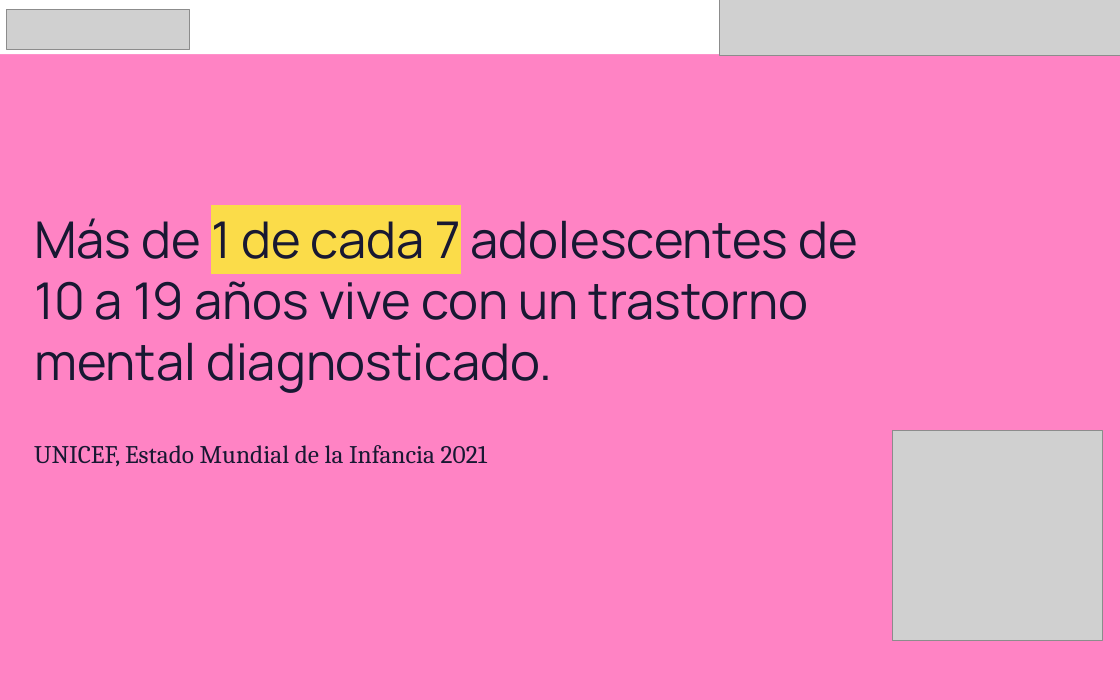
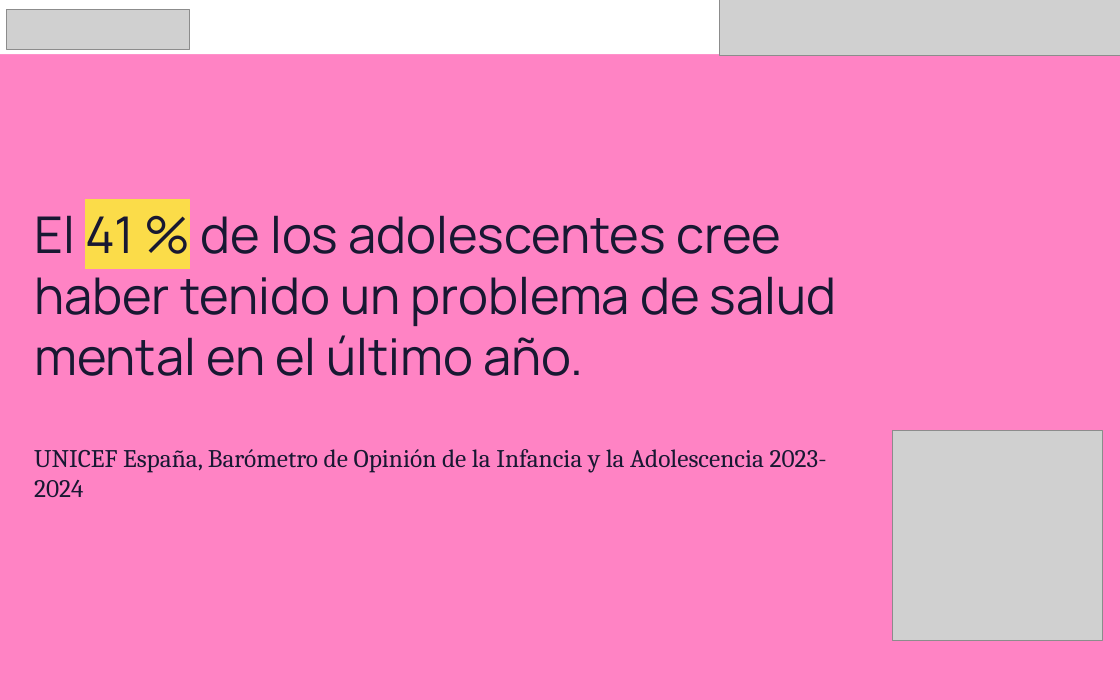
Before and after one commit to pertx1/Lagun, a slide deck: slide 2 of presentacion/Lagun-UNICEF-Lab-Junior.pptx. Drawn at 1120x700 pixels with LibreOffice and Linux fonts; fonts in the diff are those of the drawing; grey boxes stand for pictures. Boxes give left, top, right and bottom in pixels: in the first picture for what was removed or moved away, otherwise in the second. Text is boxed around its words. In the diff, an @@ line names an element or a change of style, - is before the commit and + after.

```diff
--- a/presentacion/Lagun-UNICEF-Lab-Junior.pptx
+++ b/presentacion/Lagun-UNICEF-Lab-Junior.pptx
@@ text at [34,215,837,376]: text changed @@
-Más de 1 de cada 7 adolescentes de 10 a 19 años vive con un trastorno mental diagnosticado.
+El 41 % de los adolescentes cree haber tenido un problema de salud mental en el último año.
@@ text at [34,449,827,497]: text changed @@
-UNICEF, Estado Mundial de la Infancia 2021
+UNICEF España, Barómetro de Opinión de la Infancia y la Adolescencia 2023-2024
```
Also in this commit, not shown: 7 other slides changed, 2 slides added.
